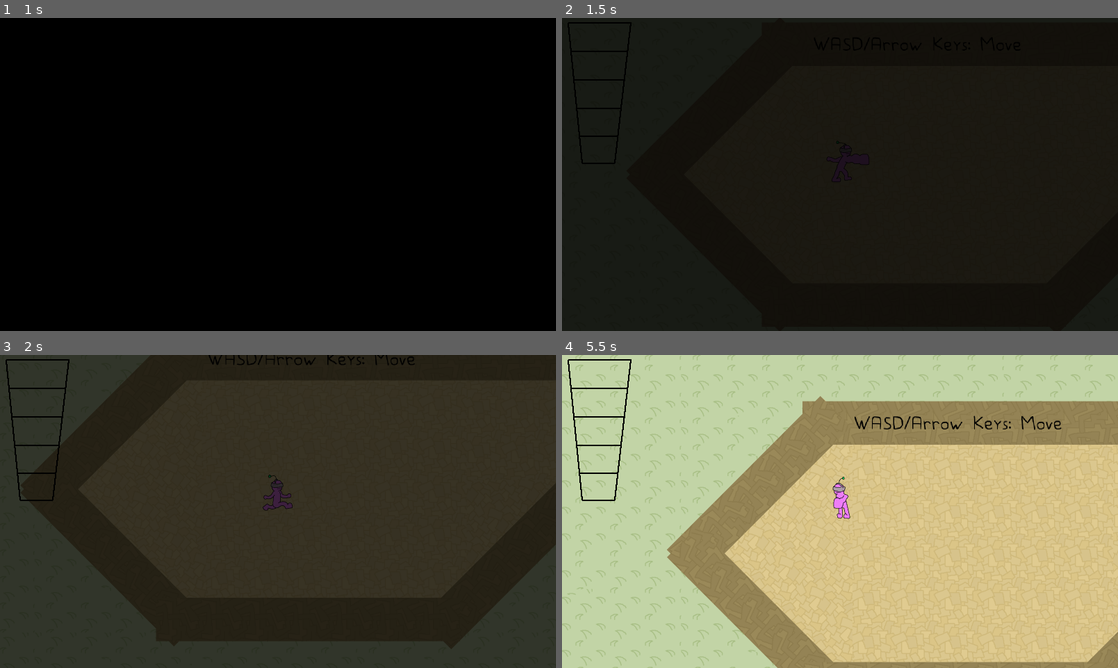
Above: before the commit, frames 1-4 (two rows, left to right).
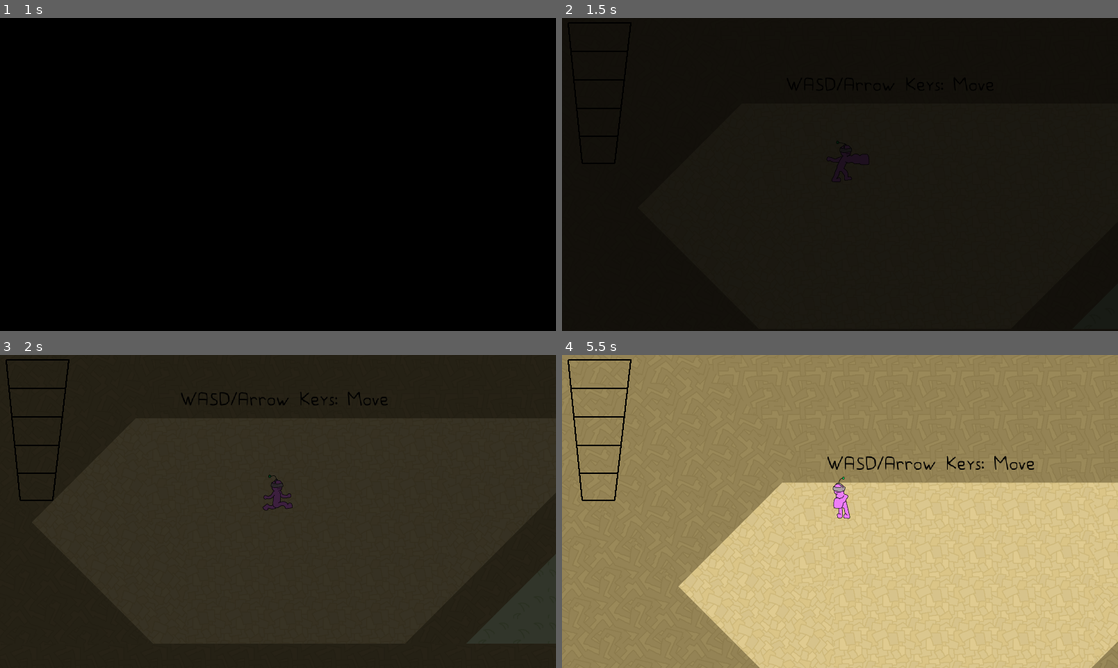
Above: after the commit, the same moments.

Repository: Avantir-Chaosfire/WetBlueberry_GMTK-Jam-2020
Game: Godot game, scene res://scene/world/World.tscn
The game is run twice, just before and just after one commit, with the same random seed, the same clock (stepped at 60 frames per second) and the same inputs.
Inputs:
- Up to frame 1 (1 s): tap Enter (next_level) at 0.5 s; hold D (move_right) from 0.53 s (still down); tap Space (attack) at 0.6 s
- Up to frame 2 (1.5 s): tap Space (attack) at 1.25 s; release D (move_right) at 1.28 s; hold S (move_down) from 1.28 s (still down); tap Enter (next_level) at 1.35 s
- Up to frame 3 (2 s): keep holding S (move_down)
- Up to frame 4 (5.5 s): release S (move_down) at 2.03 s; hold D (move_right) 2.03-2.78 s; tap Space (attack) at 2.1, 3.6, 5.1 s; hold W (move_up) 2.78-3.53 s; tap Enter (next_level) at 2.85, 4.35 s; hold A (move_left) 3.53-5.03 s; hold S (move_down) from 5.03 s (still down)

Frame 1 is identical in both runs. In frame 2, 0.2% of the frame differs, in the area x 40-78%, y 19-24%; in frame 3, 0.6%; in frame 4, 53%, in the area x 0-100%, y 0-100%.

Commit message:
Adjust level 1 layout

Diff:
--- a/scene/level/1/Level1.tscn
+++ b/scene/level/1/Level1.tscn
@@ -18,7 +18,7 @@
 script = ExtResource( 5 )
 
 [node name="Background" type="Sprite" parent="."]
-position = Vector2( 1506.61, 0 )
+position = Vector2( 1500.95, 53.7401 )
 z_index = -10
 z_as_relative = false
 texture = ExtResource( 4 )
@@ -28,6 +28,7 @@
 [node name="Entities" type="Node2D" parent="."]
 
 [node name="Player" parent="Entities" instance=ExtResource( 2 )]
+position = Vector2( 62.2957, -92.4996 )
 
 [node name="Enemy1" parent="Entities" instance=ExtResource( 3 )]
 position = Vector2( 1578.4, -168.085 )
@@ -74,9 +75,9 @@
 [node name="Walls" type="Node2D" parent="."]
 
 [node name="Wall1" parent="Walls" instance=ExtResource( 1 )]
-position = Vector2( 300, 300 )
+position = Vector2( 318.877, 592.601 )
 rotation = 1.5708
-scale = Vector2( 1, 7 )
+scale = Vector2( 6.592, 27.608 )
 
 [node name="Wall2" parent="Walls" instance=ExtResource( 7 )]
 position = Vector2( 2628.74, -1607.53 )
@@ -124,18 +125,18 @@
 scale = Vector2( 7, 1 )
 
 [node name="Wall3" parent="Walls" instance=ExtResource( 1 )]
-position = Vector2( -150, 150 )
+position = Vector2( -410.509, 384.081 )
 rotation = -0.785398
-scale = Vector2( 1, 5 )
+scale = Vector2( 7.604, 14.522 )
 
 [node name="Wall4" parent="Walls" instance=ExtResource( 1 )]
-position = Vector2( -150, -150 )
-rotation = 0.785398
-scale = Vector2( 1, 5 )
+position = Vector2( -372.754, -338.775 )
+rotation = 0.785398
+scale = Vector2( 5.966, 5 )
 
 [node name="Wall5" parent="Walls" instance=ExtResource( 1 )]
-position = Vector2( 1200, -300 )
-scale = Vector2( 25, 1 )
+position = Vector2( 1136.86, -814.357 )
+scale = Vector2( 33.346, 11.178 )
 
 [node name="Wall18" parent="Walls" instance=ExtResource( 1 )]
 position = Vector2( 2637.94, -123.925 )
@@ -143,35 +144,35 @@
 scale = Vector2( 6, 1 )
 
 [node name="Wall19" parent="Walls" instance=ExtResource( 1 )]
-position = Vector2( 1737.03, 292.785 )
+position = Vector2( 1720.06, 295.613 )
 rotation = 1.5708
 scale = Vector2( 7, 1 )
 
 [node name="Wall20" parent="Walls" instance=ExtResource( 1 )]
-position = Vector2( 2379.7, 577.439 )
-scale = Vector2( 13, 1 )
+position = Vector2( 2323.64, 868.767 )
+scale = Vector2( 24.017, 7.147 )
 
 [node name="Wall21" parent="Walls" instance=ExtResource( 1 )]
-position = Vector2( 3126.68, 232.465 )
+position = Vector2( 3426.82, 541.618 )
 rotation = -1.19048
-scale = Vector2( 8, 1 )
+scale = Vector2( 14.973, 8.64 )
 
 [node name="Wall6" parent="Walls" instance=ExtResource( 1 )]
-position = Vector2( 806.321, 120.681 )
+position = Vector2( 796.242, 122.777 )
 rotation = 0.785398
 scale = Vector2( 1, 6 )
 
 [node name="Wall7" parent="Walls" instance=ExtResource( 1 )]
-position = Vector2( 3235.53, -672.595 )
-scale = Vector2( 1, 14 )
+position = Vector2( 3820.35, -634.187 )
+scale = Vector2( 13.176, 14.62 )
 
 [node name="Wall9" parent="Walls" instance=ExtResource( 1 )]
 position = Vector2( 2832.95, -675.332 )
 scale = Vector2( 1, 14 )
 
 [node name="Wall8" parent="Walls" instance=ExtResource( 1 )]
-position = Vector2( 1400, -60 )
-scale = Vector2( 9, 1 )
+position = Vector2( 1371.72, 92.5415 )
+scale = Vector2( 7.981, 4.323 )
 
 [node name="Bumpers" type="Node2D" parent="."]
 
@@ -190,7 +191,7 @@
 scale = Vector2( 3, 6 )
 
 [node name="SandstoneFloor1" parent="Floors" instance=ExtResource( 9 )]
-position = Vector2( -2.55139, -3.32757 )
+position = Vector2( 35.2035, -8.99078 )
 rotation = 0.785398
 scale = Vector2( 5, 5 )
 
@@ -235,7 +236,7 @@
 scale = Vector2( 4, 3 )
 
 [node name="SandstoneFloor3" parent="Floors" instance=ExtResource( 9 )]
-position = Vector2( 1255.47, -171.063 )
+position = Vector2( 1192.12, -166.604 )
 scale = Vector2( 24, 3 )
 
 [node name="SandstoneFloor6" parent="Floors" instance=ExtResource( 9 )]
@@ -247,7 +248,7 @@
 scale = Vector2( 4, 14 )
 
 [node name="SandstoneFloor2" parent="Floors" instance=ExtResource( 9 )]
-position = Vector2( 365.369, -29.826 )
+position = Vector2( 384.246, -29.826 )
 scale = Vector2( 6, 6 )
 
 [node name="Text" type="Node2D" parent="."]
